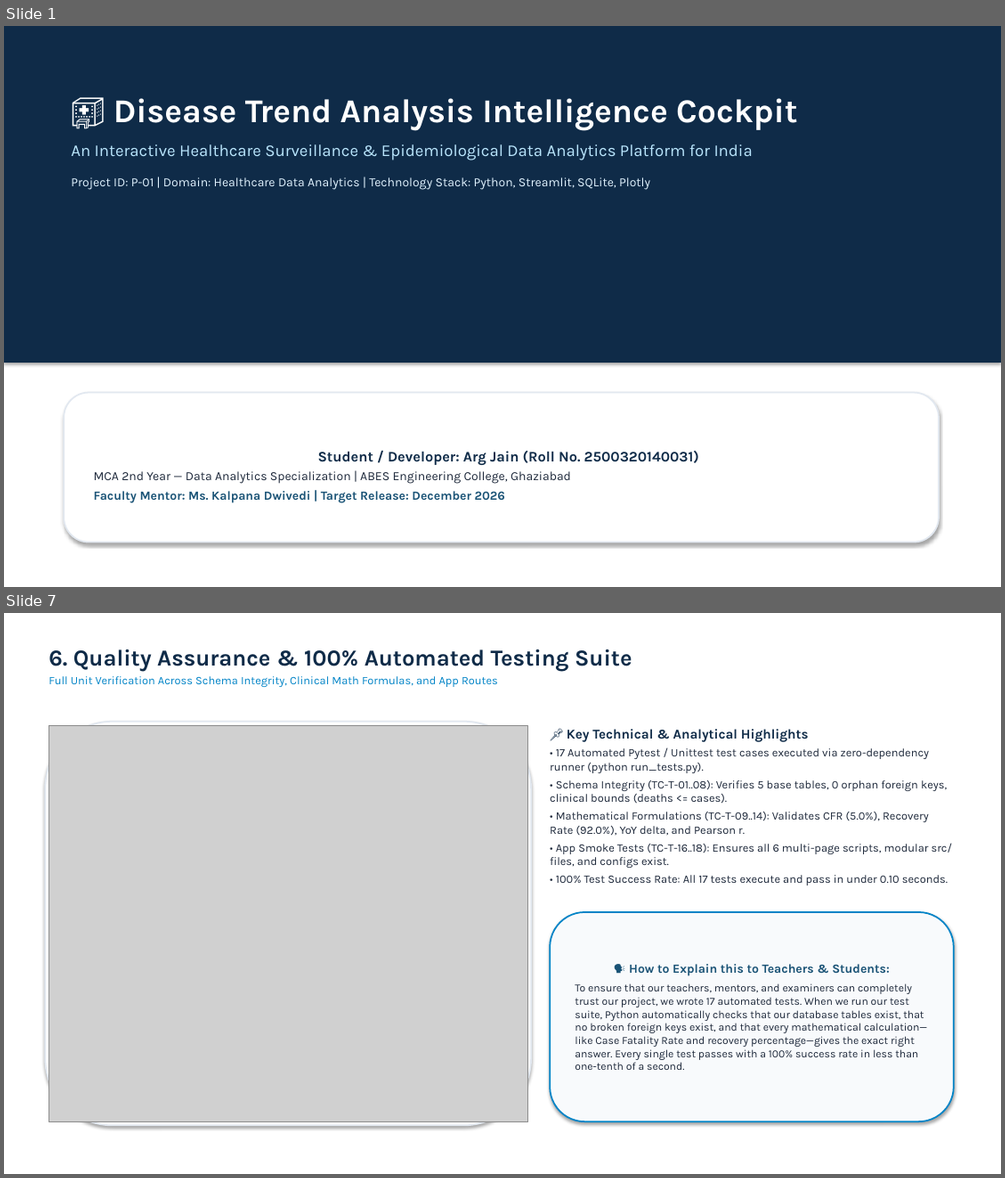
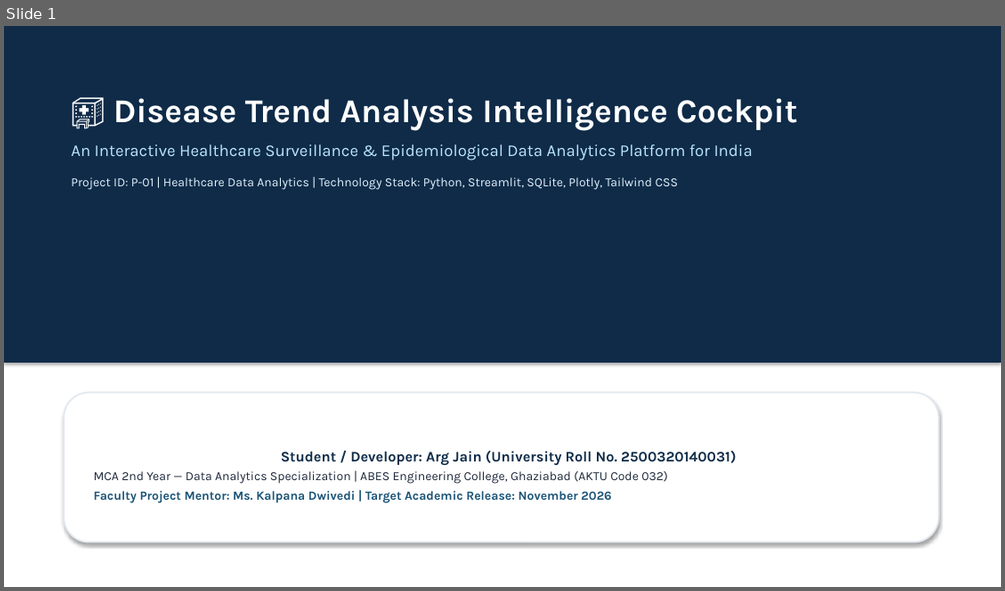
Before and after one commit to Argjain/2500320140031-disease-trend-analysis., a slide deck: docs/18_ArgJain_DiseaseTrendAnalysis_Presentation.pptx. Shown one above the other, each under a label of ours: slides 1 and 7 before the commit, slide 1 after it; the slides between them are not shown. The pictures are 1005x1178 and 1005x591 pixels, drawn with LibreOffice and Linux fonts; fonts in the diff are those of the drawing; grey boxes stand for pictures. Boxes give left, top, right and bottom in pixels: in the first picture for what was removed or moved away, otherwise in the second. Text is boxed around its words. In the diff, an @@ line names an element or a change of style, - is before the commit and + after.

Commit message:
docs: compile high-res project PowerPoint and convert all 18 project documents to certified PDFs

```diff
--- a/docs/18_ArgJain_DiseaseTrendAnalysis_Presentation.pptx
+++ b/docs/18_ArgJain_DiseaseTrendAnalysis_Presentation.pptx
@@ slide 7 removed at (x1=4, y1=613, x2=1001, y2=1174), background #FFFFFF @@
@@ text removed at (x1=48, y1=649, x2=632, y2=687) @@
-6. Quality Assurance & 100% Automated Testing Suite
-Full Unit Verification Across Schema Integrity, Clinical Math Formulas, and App Routes
@@ rounded rectangle removed at (x1=45, y1=722, x2=531, y2=1126) @@
@@ picture removed at (x1=48, y1=725, x2=527, y2=1121) @@
@@ text removed at (x1=550, y1=729, x2=953, y2=885) @@
-📌 Key Technical & Analytical Highlights
-• 17 Automated Pytest / Unittest test cases executed via zero-dependency runner (python run_tests.py).
-• Schema Integrity (TC-T-01..08): Verifies 5 base tables, 0 orphan foreign keys, clinical bounds (deaths <= cases).
-• Mathematical Formulations (TC-T-09..14): Validates CFR (5.0%), Recovery Rate (92.0%), YoY delta, and Pearson r.
-• App Smoke Tests (TC-T-16..18): Ensures all 6 multi-page scripts, modular src/ files, and configs exist.
-• 100% Test Success Rate: All 17 tests execute and pass in under 0.10 seconds.
@@ rounded rectangle removed at (x1=550, y1=912, x2=954, y2=1121) @@
-🗣️ How to Explain this to Teachers & Students:
-To ensure that our teachers, mentors, and examiners can completely trust our project, we wrote 17 automated tests. When we run our test suite, Python automatically checks that our database tables exist, that no broken foreign keys exist, and that every mathematical calculation—like Case Fatality Rate and recovery percentage—gives the exact right answer. Every single test passes with a 100% success rate in less than one-tenth of a second.
@@ slide 1 changed as well @@
@@ text at (x1=71, y1=177, x2=678, y2=190): text changed @@
-Project ID: P-01 | Domain: Healthcare Data Analytics | Technology Stack: Python, Streamlit, SQLite, Plotly
+Project ID: P-01 | Healthcare Data Analytics | Technology Stack: Python, Streamlit, SQLite, Plotly, Tailwind CSS
@@ text in rounded rectangle at (x1=94, y1=451, x2=736, y2=503): text changed @@
-Student / Developer: Arg Jain (Roll No. 2500320140031)
-MCA 2nd Year — Data Analytics Specialization | ABES Engineering College, Ghaziabad
-Faculty Mentor: Ms. Kalpana Dwivedi | Target Release: December 2026
+Student / Developer: Arg Jain (University Roll No. 2500320140031)
+MCA 2nd Year — Data Analytics Specialization | ABES Engineering College, Ghaziabad (AKTU Code 032)
+Faculty Project Mentor: Ms. Kalpana Dwivedi | Target Academic Release: November 2026
```
Also in this commit, not shown: 6 other slides changed, 7 slides added, 1 other slide removed, 25 other files.
